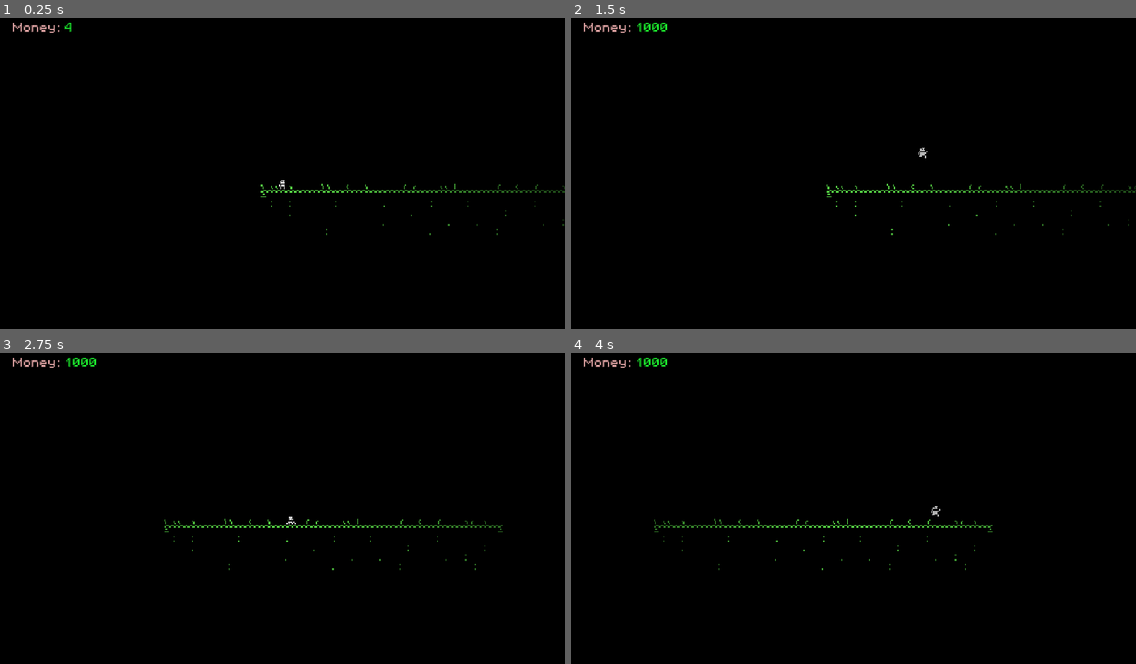
Above: before the commit, frames 1-4 (two rows, left to right).
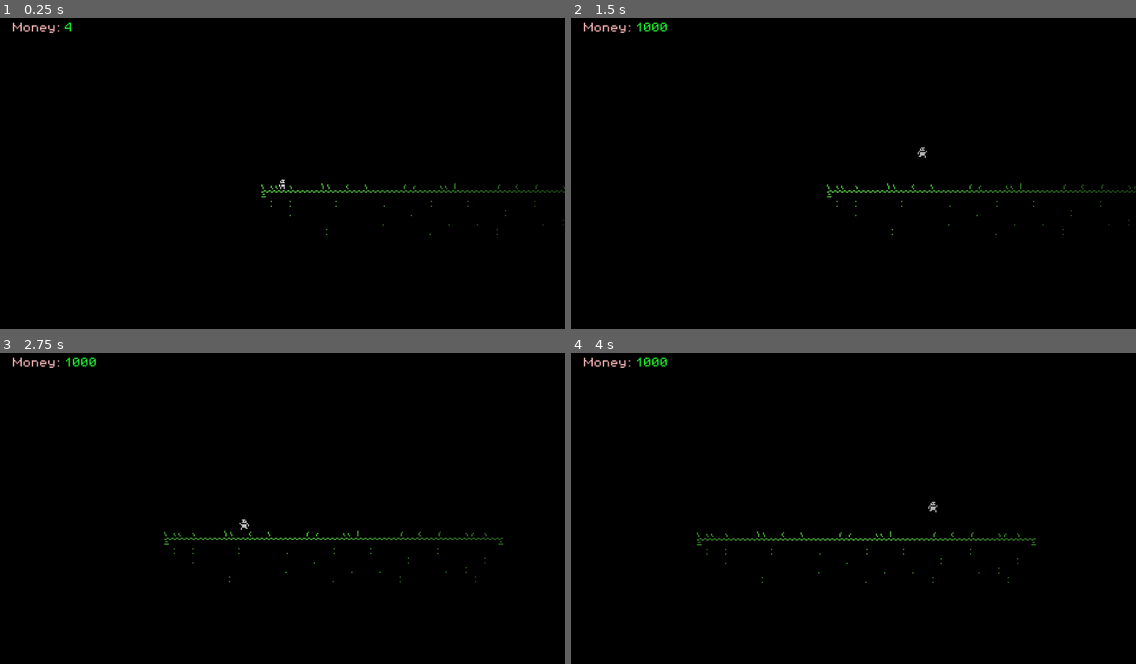
Above: after the commit, the same moments.

Repository: garf/godot-2d-game-template
Game: Godot game, scene res://game/main.tscn
Same seed, same stepped clock (60 frames per second), same inputs: the game is played once before the commit and once after it.
Inputs:
- Up to frame 1 (0.25 s): no input
- Up to frame 2 (1.5 s): tap Enter at 0.5 s; hold Ctrl (crouch) 0.53-1.28 s; hold D (walk_right) from 0.53 s (still down); tap Space (jump) at 0.77, 0.8, 1.07, 1.35 s
- Up to frame 3 (2.75 s): tap Space (jump) at 1.52, 1.82, 2.3 s; tap Ctrl (crouch) at 1.55 s; release D (walk_right) at 2.03 s; hold A (walk_left) from 2.03 s (still down); hold Ctrl (crouch) from 2.03 s (still down)
- Up to frame 4 (4 s): release A (walk_left) at 2.78 s; release Ctrl (crouch) at 2.78 s; hold D (walk_right) from 2.78 s (still down); tap Ctrl (crouch) at 2.85 s; tap Space (jump) at 3.02, 3.32, 3.6, 3.77 s

The runs differ from the first frame. In frame 1, 0.5% of the frame differs, in the area x 2-100%, y 1-70%; in frame 2, 0.5%; in frame 3, 1.0%; in frame 4, 1.1%, in the area x 2-83%, y 1-74%.

Commit message:
feat: add double-jump and dash

Diff:
--- a/game/entities/characters/player/player_movement_controller.gd
+++ b/game/entities/characters/player/player_movement_controller.gd
@@ -14,11 +14,17 @@
 @export var coyote_time: float = 0.10
 @export var jump_buffer_time: float = 0.10
 @export var jump_cut_multiplier: float = 0.45
+@export var max_jumps: int = 2
 @export var crouch_speed_multiplier: float = 0.45
+@export var slide_speed_multiplier: float = 1.25
+@export var slide_min_start_speed: float = 20.0
+@export var slide_jump_velocity_multiplier: float = 1.15
 
 var _crouching: bool = false
+var _sliding: bool = false
 var _coyote_timer: float = 0.0
 var _jump_buffer_timer: float = 0.0
+var _remaining_air_jumps: int = 0
 
 @onready var _player: Player = get_parent() as Player
 
@@ -45,6 +51,7 @@
 func _update_timers(delta: float, on_floor: bool) -> void:
 	if on_floor:
 		_coyote_timer = coyote_time
+		_remaining_air_jumps = _get_available_air_jumps()
 	else:
 		_coyote_timer = maxf(_coyote_timer - delta, 0.0)
 
@@ -62,15 +69,31 @@
 
 
 func _update_crouch(on_floor: bool) -> void:
-	_crouching = on_floor and Input.is_action_pressed("crouch")
+	if not on_floor or not Input.is_action_pressed("crouch"):
+		_crouching = false
+		_sliding = false
+		return
+
+	_crouching = true
+	if Input.is_action_just_pressed("crouch") and absf(_player.velocity.x) >= slide_min_start_speed:
+		_sliding = true
 
 
 func _apply_horizontal_movement(input_axis: float, delta: float, on_floor: bool) -> void:
-	var speed_multiplier: float = crouch_speed_multiplier if _crouching else 1.0
+	var speed_multiplier: float = _get_speed_multiplier()
 	var target_speed: float = input_axis * max_walk_speed * speed_multiplier
 	var acceleration: float = _get_horizontal_acceleration(input_axis, target_speed, on_floor)
 
 	_player.velocity.x = move_toward(_player.velocity.x, target_speed, acceleration * delta)
+
+
+func _get_speed_multiplier() -> float:
+	if _sliding:
+		return slide_speed_multiplier
+	if _crouching:
+		return crouch_speed_multiplier
+
+	return 1.0
 
 
 func _get_horizontal_acceleration(input_axis: float, target_speed: float, on_floor: bool) -> float:
@@ -85,13 +108,27 @@
 
 
 func _apply_jump() -> void:
-	if _jump_buffer_timer <= 0.0 or _coyote_timer <= 0.0 or _crouching:
+	if _jump_buffer_timer <= 0.0 or max_jumps <= 0:
+		return
+	if _crouching and not _sliding:
 		return
 
-	_player.velocity.y = jump_velocity
+	var can_use_ground_jump: bool = _coyote_timer > 0.0
+	if not can_use_ground_jump and _remaining_air_jumps <= 0:
+		return
+
+	var next_jump_velocity: float = jump_velocity
+	if _sliding:
+		next_jump_velocity *= slide_jump_velocity_multiplier
+
+	_player.velocity.y = next_jump_velocity
 	_jump_buffer_timer = 0.0
 	_coyote_timer = 0.0
 	_crouching = false
+	_sliding = false
+
+	if not can_use_ground_jump:
+		_remaining_air_jumps = maxi(_remaining_air_jumps - 1, 0)
 
 
 func _apply_gravity(delta: float) -> void:
@@ -106,3 +143,7 @@
 func _apply_jump_cut() -> void:
 	if Input.is_action_just_released("jump") and _player.velocity.y < 0.0:
 		_player.velocity.y *= jump_cut_multiplier
+
+
+func _get_available_air_jumps() -> int:
+	return maxi(max_jumps - 1, 0)
--- a/project.godot
+++ b/project.godot
@@ -32,6 +32,7 @@
 window/size/initial_position_type=3
 window/stretch/mode="canvas_items"
 window/stretch/aspect="keep_height"
+window/stretch/scale_mode="integer"
 
 [file_customization]
 
